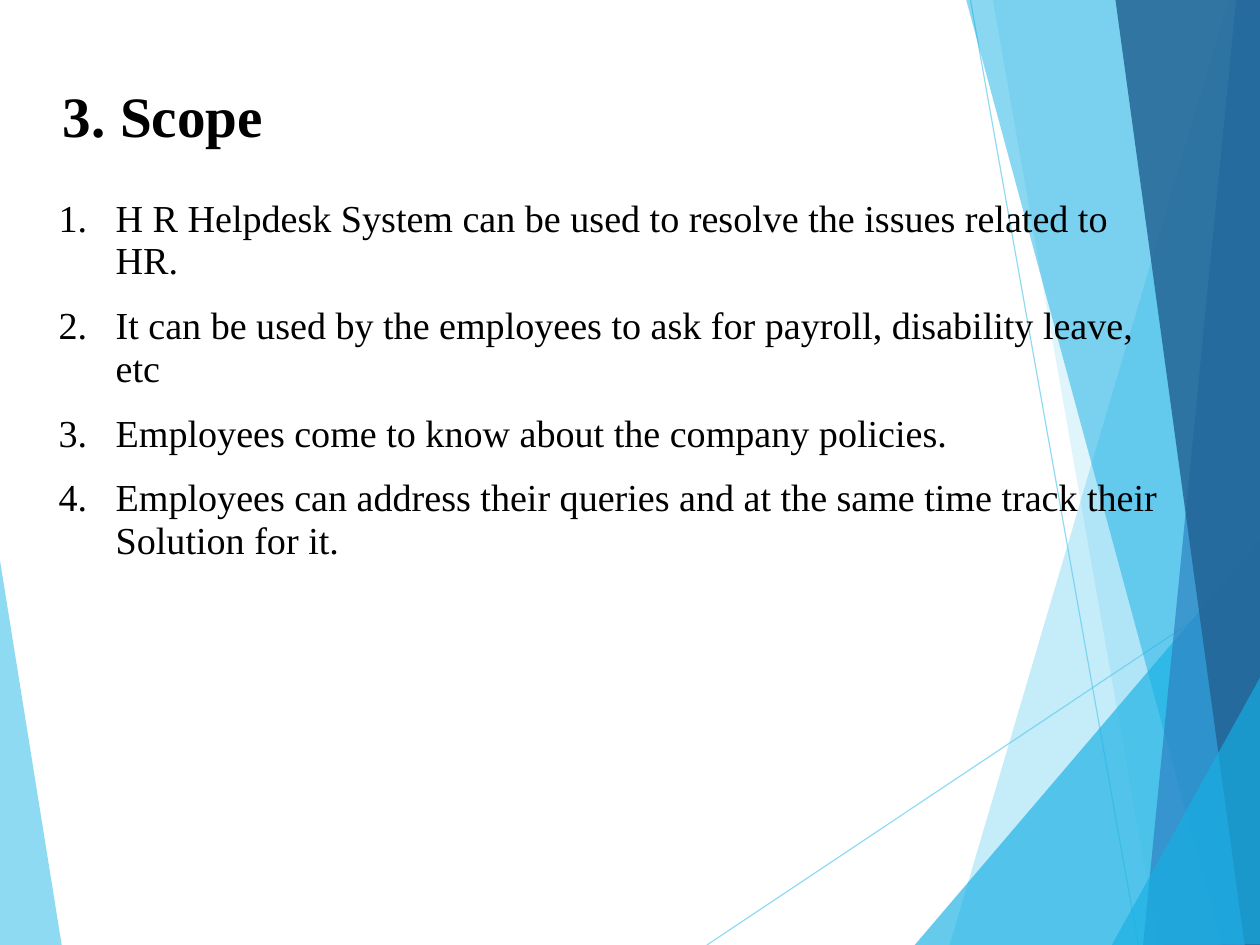
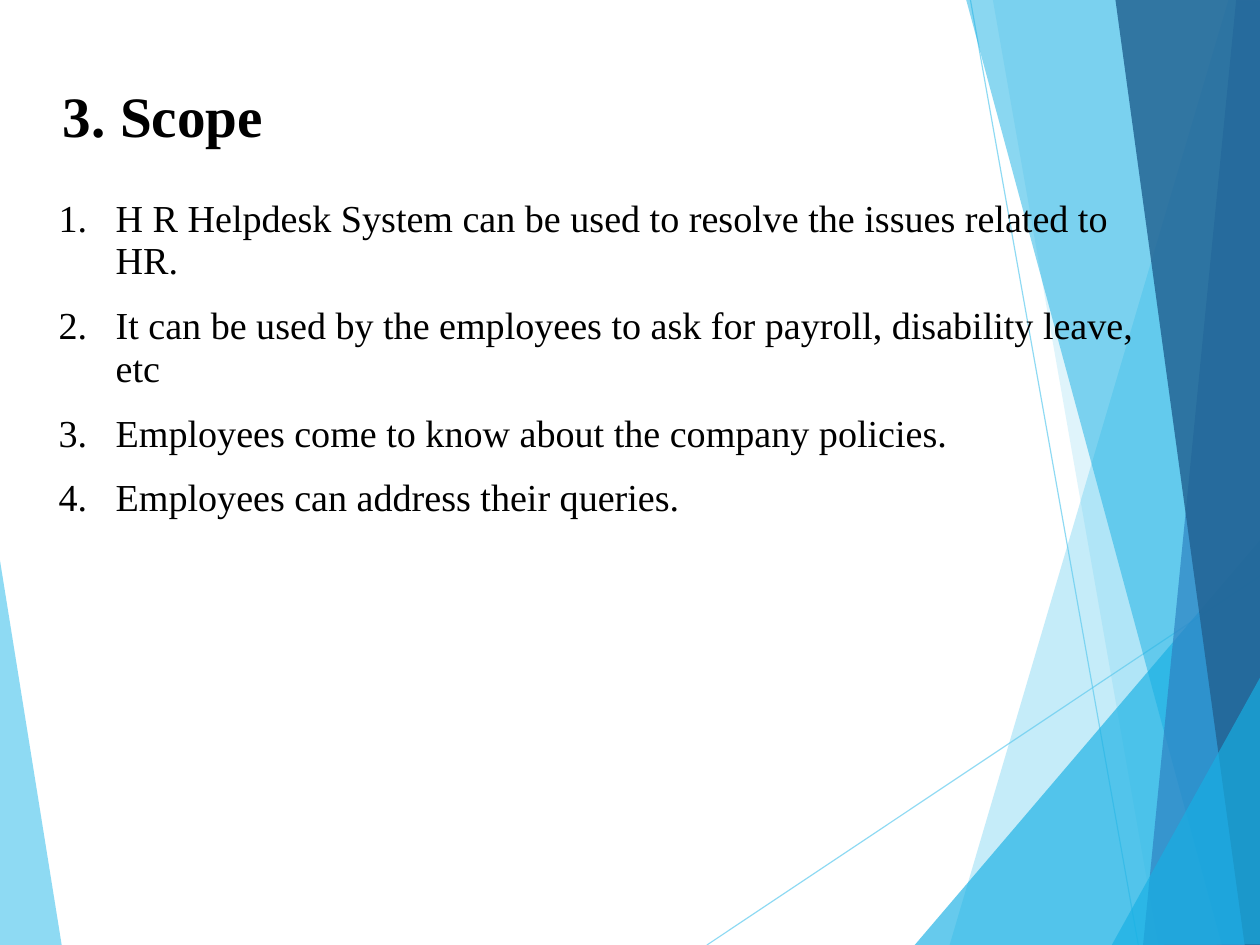
Before and after one commit to aagyasingh/19_HR-Helpdesk, a slide deck: slide 5 of GroupNo.19_DivB_Java_Mini_Project_Presentation.pptx. Drawn at 1260x945 pixels with LibreOffice and Linux fonts; fonts in the diff are those of the drawing. Boxes give left, top, right and bottom in pixels: in the first picture for what was removed or moved away, otherwise in the second. Text is boxed around its words. In the diff, an @@ line names an element or a change of style, - is before the commit and + after.

```diff
--- a/GroupNo.19_DivB_Java_Mini_Project_Presentation.pptx
+++ b/GroupNo.19_DivB_Java_Mini_Project_Presentation.pptx
@@ text at (116, 484, 679, 519): text changed @@
-4. Employees can address their queries and at the same time track their Solution for it.
+4. Employees can address their queries.
```
Also in this commit, not shown: 2 other slides changed, 2 other files.
